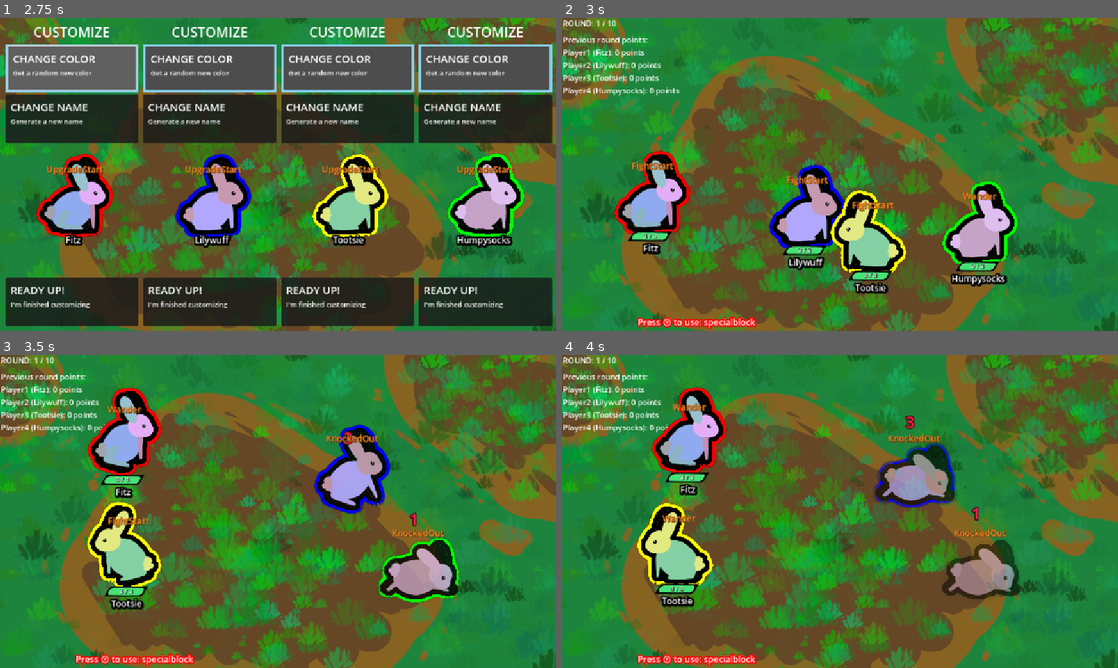
Above: before the commit, frames 1-4 (two rows, left to right).
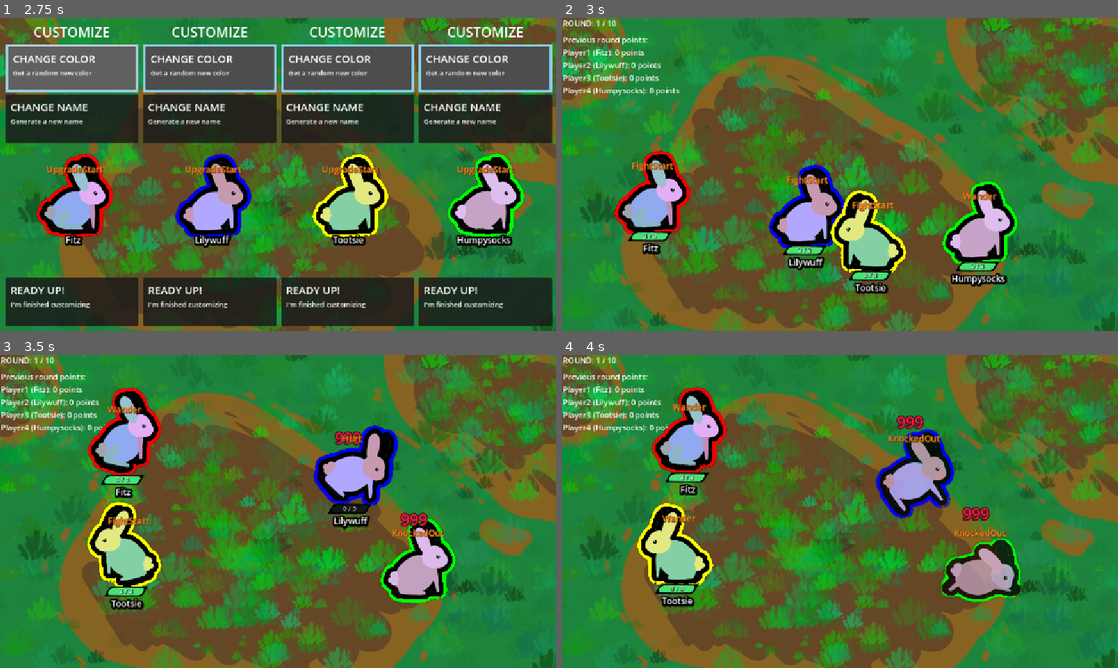
Above: after the commit, the same moments.

Repository: Galitie/tm2
Game: Godot game, scene res://test_scene.tscn
Two runs of this game, one before a commit and one after it. Both use one fixed random seed, a clock stepped at 60 frames per second and the inputs below. Sound files missing from this copy of the repository are replaced by a short silence.
Inputs (mouse positions are in pixels of both pictures, inside the frame that each line leads up to):
- Up to frame 1 (2.75 s): click (72, 68) at 0.52 s; click (72, 68) at 1.27 s; click (72, 68) at 2.02 s
- Up to frame 2 (3 s): tap Enter (ui_accept) at 2.75, 2.85 s; move the mouse to (962, 158) at 2.77 s; click (962, 158) at 2.92 s
- Up to frame 3 (3.5 s): tap Enter (ui_accept) at 3.02, 3.32 s
- Up to frame 4 (4 s): drag from (728, 527) to (684, 452) at 3.52 s

Frame 1 is identical in both runs. In frame 2, 0.6% of the frame differs, in the area x 13-35%, y 95-100%; in frame 3, 5.7%, in the area x 13-83%, y 22-100%; in frame 4, 5.3%.

Commit message:
Refactored damage, modifying HP and other small things

Diff:
--- a/Cards/Resources/spiky_block.tres
+++ b/Cards/Resources/spiky_block.tres
@@ -1,15 +1,17 @@
 [gd_resource type="Resource" script_class="CardResourceScript" load_steps=3 format=3 uid="uid://dyvymb65crfuv"]
 
+[ext_resource type="Script" uid="uid://bba020kqbcn8s" path="res://monster_part.gd" id="1_2cjdi"]
 [ext_resource type="Script" uid="uid://bfco2om6esxdu" path="res://Cards/card_info.gd" id="2_q4vpd"]
 
 [resource]
 script = ExtResource("2_q4vpd")
 card_name = "SPIKY BLOCK"
-description = "BLOCKS and reflects DMG on successful BLOCKs"
+description = "BLOCKS longer and reflects DMG on successful BLOCKs"
 Type = "block"
 state_id = "spikyblock"
 unique = true
 remove_specific_states = Array[int]([])
+parts_and_acc = Array[ExtResource("1_2cjdi")]([])
 attribute_1 = 0
 attribute_label_1 = ""
 attribute_amount_1 = 0
--- a/Cards/Scripts/spiky_block.gd
+++ b/Cards/Scripts/spiky_block.gd
@@ -9,7 +9,7 @@
 func Enter():
 	done_blocking = false
 	block_cycles = 0
-	block_threshold = 1
+	block_threshold = 2
 	monster.animation_player.play("block")
 	monster.velocity = Vector2.ZERO
 
--- a/StateMachine/charge.gd
+++ b/StateMachine/charge.gd
@@ -19,9 +19,8 @@
 		if !done_charging:
 			monster.animation_player.play("charge_idle")
 		else:
-			# Needs to be changed to charge attack animation eventually, maybe hits a wider area?
-			monster.animation_player.play("basic_attack")
-			monster.velocity = Vector2.ZERO
+			ChooseNewState.emit("basic_attack") #TODO: this should be it's own attack eventually?
+
 	elif anim_name == "charge_idle":
 		charge_cycles += 1
 		if charge_cycles >= cycle_threshold:
@@ -29,5 +28,3 @@
 			done_charging = true
 		else:
 			monster.animation_player.play("charge_idle")
-	if anim_name == "basic_attack" and done_charging:
-		ChooseNewState.emit()
--- a/StateMachine/reset.gd
+++ b/StateMachine/reset.gd
@@ -6,7 +6,7 @@
 var health_fill_style := load("uid://b1cqxdsndopa") as StyleBox
 
 func Enter():
-	monster.apply_hp(monster.max_hp)
+	monster.modify_hp(monster.max_hp)
 	monster.animation_player.play("get_up")
 	monster.get_node("HPBar").visible = true
 	monster.hp_bar.add_theme_stylebox_override("fill", health_fill_style)
--- a/StateMachine/upgrade.gd
+++ b/StateMachine/upgrade.gd
@@ -28,7 +28,7 @@
 		monster.animation_player.play("walk", -1.0, 2.0)
 	monster.toggle_collisions(false)
 	monster.velocity = Vector2()
-	monster.apply_hp(monster.max_hp)
+	monster.modify_hp(monster.max_hp)
 	monster.z_index = 1
 
 
--- a/main.gd
+++ b/main.gd
@@ -41,11 +41,7 @@
 				targetable_monsters.append(monster)
 		if targetable_monsters.size():
 			var target_monster = targetable_monsters.pick_random()
-			target_monster.take_damage_from(target_monster)
-			if Globals.is_sudden_death_mode:
-				target_monster.send_flying(target_monster)
-			else:
-				target_monster.state_machine.transition_state("knockedout")
+			target_monster.take_damage(null, "", false, 0, 999)
 	if Input.is_action_just_pressed("ui_accept") and current_mode == Modes.UPGRADE:
 		set_fight_mode()
 	if Input.is_action_just_pressed("ui_accept") and current_mode == Modes.CUSTOMIZE:
@@ -405,8 +401,8 @@
 func apply_card_attribute(attribute, amount, player):
 	match attribute:
 		CardResourceScript.Attributes.HP:
-			player.monster.max_hp += amount
-			player.monster.apply_hp(player.monster.max_hp)
+			player.monster.modify_max_hp(amount)
+			player.monster.modify_hp(player.monster.max_hp)
 		CardResourceScript.Attributes.MOVE_SPEED:
 			player.monster.move_speed += amount
 		CardResourceScript.Attributes.BASE_DAMAGE:
--- a/monster.gd
+++ b/monster.gd
@@ -12,6 +12,7 @@
 var damage_received_mult: float = 1.0
 var damage_dealt_mult: float = 1.0
 var thorns : bool = false
+enum attack_type {NONE, MONSTER, BOMB, PROJECTILE, THORN}
 
 var mon_name : String
 @onready var name_label = $Name
@@ -87,111 +88,113 @@
 	root.scale = s
 
 
-func apply_hp(amount):
-	if amount < 0:
-		$Damage.text = str(abs(amount))
-		animation_player_damage.play("damage")
-	current_hp += amount
-	if current_hp >= max_hp:
-		current_hp = max_hp
-	if current_hp <= 0:
-		current_hp = 0
-	max_hp_label.text = str(max_hp)
-	current_hp_label.text = str(current_hp)
-	hp_bar.max_value = max_hp
-	hp_bar.value = current_hp
-	check_low_hp()
-	if current_hp >= (max_hp / 3.0):
-		hp_bar.add_theme_stylebox_override("fill", max_health_fill_style)
-
-# BUG: Hurt state looping sometimes with 0 damage
-# TODO: Hurt logic should be in take_damage_from, not this collision function
 func _on_hurtbox_area_entered(area):
-	var crit: bool = false
 	var attacker: Node
-	attacked = false
 	if area != hitbox:
 		var current_state = state_machine.current_state.name.to_lower()
-		# TODO: Monsters technically block attacks from their own summons
-		var area_that_can_damage : bool = area.is_in_group("Attack") or area.is_in_group("Projectile") or area.is_in_group("Bomb")
-		if current_state.contains("block") and area_that_can_damage:
+
+		if current_state.contains("block"):
 			attacker = area.get_parent().get_parent()
-			match current_state.to_lower():
-				"spikyblock":
-					thorn_effect()
-					if attacker == Monster:
-						attacker.take_damage_from(attacker, true)
-						attacker.state_machine.transition_state("hurt")
-						#TODO: Because of current logic, the attacker is knocked out first,
-						# so they lose the tie in sudden death
-						if Globals.is_sudden_death_mode:
-							attacker.send_flying(attacker)
-					return
-				_:
-					play_generic_sound("uid://cf8aw1xy3pg34")
-					root.modulate = Color("3467ff")
-					get_tree().create_tween().tween_property(root, "modulate", Color.WHITE, 0.6).set_delay(0.3)
-					return
+			take_damage(attacker, current_state, true)
+			return
+
 		if area.is_in_group("Attack"):
-			attacked = true
 			attacker = area.get_parent().get_parent()
-			var attack : String = attacker.state_machine.current_state.name
-			match attack.to_lower():
-				"punch":
-					crit = take_damage_from(attacker)
-				"bitelifesteal":
-					crit = take_damage_from(attacker)
-					attacker.apply_hp(5)
-				"basiccharge":
-					crit = take_damage_from(attacker)
-			if thorns:
-				#thorn_effect()
-				attacker.attacked = true
-				attacker.take_damage_from(self, true, 1)
-				attacker.state_machine.transition_state("hurt")
-				attacker.hit_effect()
-				# Here too
-				if Globals.is_sudden_death_mode:
-					attacker.send_flying(attacker)
-			else:
-				hit_effect(crit)
-			state_machine.transition_state("hurt")
-		if area.is_in_group("Projectile") and area.owner.monster != self:
+			take_damage(attacker, current_state, false, attack_type.MONSTER)
+
+		if area.is_in_group("Projectile") and area.owner.monster != self: #don't shoot self
 			attacker = area.owner.emitter
 			if player.matrix:
 				var rand = [1,2].pick_random()
 				if rand == 1:
-					take_damage_from(attacker, true)
-					attacked = true
-					state_machine.transition_state("hurt")
-					hit_effect()
+					take_damage(null, current_state, true, attack_type.PROJECTILE)
 				else:
 					play_generic_sound("uid://cf8aw1xy3pg34")
 					root.modulate = Color("3467ff")
 					get_tree().create_tween().tween_property(root, "modulate", Color.WHITE, 0.6).set_delay(0.3)
 					return
 			else:
-				take_damage_from(attacker, true)
-				attacked = true
-				state_machine.transition_state("hurt")
-				hit_effect()
+				take_damage(null, current_state, true, attack_type.PROJECTILE)
+
 		if area.is_in_group("Bomb"):
-			attacked = true
-			attacker = area.owner
-			take_damage_from(attacker, true)
-			state_machine.transition_state("hurt")
-			hit_effect()
-		#TODO:(Raam, probably just treat this as an attack?)
-		#if area.is_in_group("TEMP_EXPLOSION"):
-			#attacked = true
-			#attacker = area.owner
-			#print("attacker: ", attacker )
-			#take_damage_from(attacker, false, randi_range(1,20))
-			#state_machine.transition_state("hurt")
-			#hit_effect()
-
-	if attacked && Globals.is_sudden_death_mode:
+			take_damage(null, current_state, true, attack_type.BOMB)
+
+
+func take_damage(attacker = null, current_state : String = "", ignore_crit: bool = false, type : attack_type = attack_type.NONE, override_damage : int = 0):
+	var damage : int
+	var critted : bool
+	var crit_text : String
+	var mod_text : String
+	var random_modifier : int
+	if Globals.is_sudden_death_mode:
+		modify_hp(-max_hp)
 		send_flying(attacker)
+		return
+	if override_damage:
+		modify_hp(-override_damage)
+		$Damage.text = str(override_damage)
+		animation_player_damage.play("damage")
+		state_machine.transition_state("hurt")
+		return
+	if current_state.contains("block"):
+		match current_state.to_lower():
+			"spikyblock":
+				if attacker is Monster:
+					var attacker_state = attacker.state_machine.current_state.name.to_lower()
+					attacker.take_damage(attacker, attacker_state, false, attack_type.MONSTER)
+		play_generic_sound("uid://cf8aw1xy3pg34")
+		root.modulate = Color("3467ff")
+		get_tree().create_tween().tween_property(root, "modulate", Color.WHITE, 0.6).set_delay(0.3)
+		return
+	if type == attack_type.MONSTER:
+		var attack : String = attacker.state_machine.current_state.name
+		match attack.to_lower():
+			"bitelifesteal":
+				attacker.modify_hp(5)
+		if thorns:
+			var attacker_state = attacker.state_machine.current_state.name.to_lower()
+			attacker.take_damage(self, attacker_state, false, attack_type.THORN)
+		critted = roll_crit()
+		crit_text = " CRIT" if critted && !ignore_crit else ""
+		random_modifier = randi_range(0,3)
+		damage = round(attacker.base_damage * (attacker.crit_multiplier if critted else 1.0) * attacker.damage_dealt_mult) + random_modifier
+		modify_hp(-(damage * damage_received_mult))
+	elif type == attack_type.THORN:
+		damage = 1
+		mod_text = "THORN"
+		modify_hp(-damage)
+	elif type == attack_type.BOMB:
+		damage = 10
+		modify_hp(-damage)
+	elif type == attack_type.PROJECTILE:
+		damage = 1
+		modify_hp(-damage)
+	$Damage.text = str(int(damage * damage_received_mult)) + crit_text + mod_text
+	animation_player_damage.play("damage")
+	hit_effect(critted)
+	state_machine.transition_state("hurt")
+
+
+func modify_hp(amount):
+	current_hp = clamp(current_hp + amount, 0, max_hp)
+	current_hp_label.text = str(current_hp)
+	hp_bar.value = current_hp
+	check_low_hp()
+
+
+func modify_max_hp(amount):
+	max_hp = clamp(max_hp + amount, 1, max_hp + amount)
+	max_hp_label.text = str(max_hp)
+	hp_bar.max_value = max_hp
+
+
+func hit_effect(crit: bool = false) -> void:
+	if crit:
+		play_generic_sound("uid://dfjgpdho3lcvd", -5.0)
+	else:
+		play_generic_sound("uid://djhtlpq02uk4n", -5.0)
+	root.modulate = Color("ff0e1b")
+	get_tree().create_tween().tween_property(root, "modulate", Color.WHITE, 1).set_trans(Tween.TRANS_BOUNCE)
 
 
 func play_generic_sound(uid: String, volume_db: float = 0.0) -> void:
@@ -209,14 +212,6 @@
 	get_tree().create_tween().tween_property(root, "modulate", Color.WHITE, 1).set_delay(0.3)
 
 
-func hit_effect(crit: bool = false) -> void:
-	if crit:
-		play_generic_sound("uid://dfjgpdho3lcvd", -5.0)
-	else:
-		play_generic_sound("uid://djhtlpq02uk4n", -5.0)
-	root.modulate = Color("ff0e1b")
-	get_tree().create_tween().tween_property(root, "modulate", Color.WHITE, 1).set_trans(Tween.TRANS_BOUNCE)
-
 
 func send_flying(attacker: Node) -> void:
 	sent_flying = true
@@ -227,25 +222,6 @@
 
 	knockback = (global_position - attacker.global_position).normalized().x
 	Globals.game.freeze_frame(self)
-
-
-func take_damage_from(enemy, no_crit: bool = false, override_damage: int = 0) -> bool:
-	var critted = roll_crit()
-	var crit_text = " CRIT" if critted && !no_crit else ""
-	var random_modifier : int = randi_range(0,3)
-	var damage : int
-	if override_damage:
-		damage = override_damage
-	else:
-		damage = round(enemy.base_damage * (enemy.crit_multiplier if critted else 1.0) * enemy.damage_dealt_mult) + random_modifier
-	if Globals.is_sudden_death_mode:
-		apply_hp(-max_hp)
-	else:
-		apply_hp(-(damage * damage_received_mult))
-	$Damage.text = str(int(damage * damage_received_mult)) + crit_text
-	animation_player_damage.play("damage")
-	check_low_hp()
-	return critted && !no_crit
 
 
 func check_low_hp():
--- a/test_scene.tscn
+++ b/test_scene.tscn
@@ -7,7 +7,6 @@
 [ext_resource type="Script" uid="uid://bw5vr4ucfdgof" path="res://player.gd" id="2_coq8p"]
 [ext_resource type="Texture2D" uid="uid://cxxncdpnkjj26" path="res://transparent.png" id="3_buypi"]
 [ext_resource type="PackedScene" uid="uid://caig5oumsc857" path="res://UI/upgrade_menu.tscn" id="3_sasra"]
-[ext_resource type="Resource" uid="uid://cjql6et6c05ls" path="res://Cards/Resources/special_block.tres" id="5_rpuu0"]
 [ext_resource type="PackedScene" uid="uid://cgti6mrpdekpx" path="res://UI/customize_menu.tscn" id="6_vr1i5"]
 [ext_resource type="FontFile" uid="uid://b2elclwq486ug" path="res://fonts/BackheelFreeTrial-5yz6V.otf" id="9_vr1i5"]
 [ext_resource type="AudioStream" uid="uid://bnd7vmemesdbl" path="res://sounds/sudden_death.ogg" id="10_vr1i5"]
@@ -63,7 +62,6 @@
 [node name="Monster" parent="Player1" node_paths=PackedStringArray("player") instance=ExtResource("1_7a21h")]
 position = Vector2(262, 192)
 player = NodePath("..")
-pre_loaded_cards = Array[Resource]([ExtResource("5_rpuu0")])
 player_color = Color(1, 0, 0, 1)
 
 [node name="CustomizePos" type="Node2D" parent="Player1"]
Not shown: 1 places in test_scene.tscn that only renumber resources
